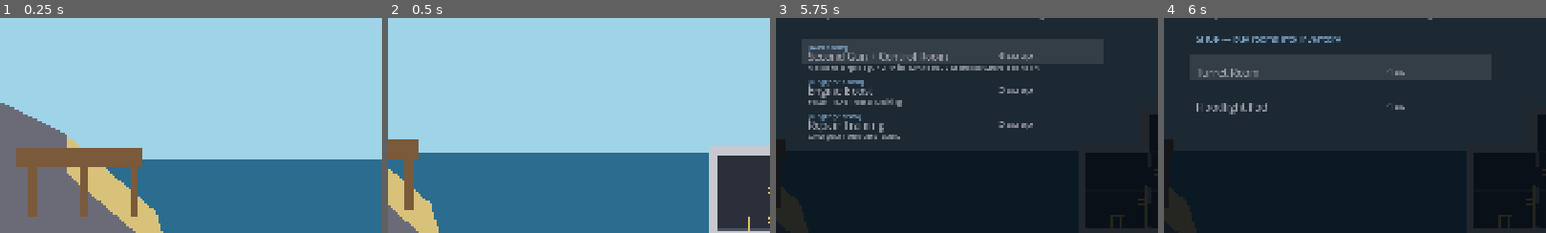
Above: before the commit, frames 1-4 (left to right).
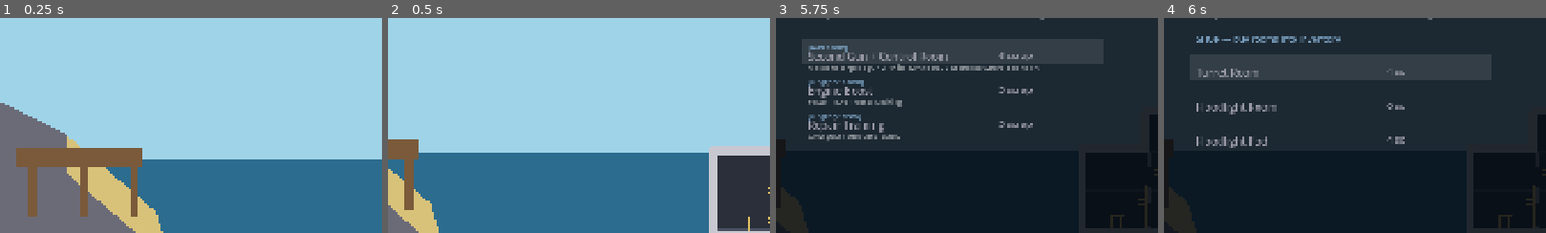
Above: after the commit, the same moments.

Repository: SnirNehemia/deeper
Game: Godot game, scene res://scenes/world.tscn
The game is run twice, just before and just after one commit, with the same random seed, the same clock (stepped at 60 frames per second) and the same inputs.
Inputs:
- Up to frame 1 (0.25 s): no input
- Up to frame 2 (0.5 s): no input
- Up to frame 3 (5.75 s): tap Enter at 0.5, 2, 3.5, 3.6 s; hold D 0.53-2.03 s; tap Tab at 0.6 s; tap Space at 0.77, 1.25, 1.52, 2.75, 3.02, 3.77, 4.25, 4.52 s; tap E at 1.35 s; hold A 2.03-2.78 s; tap Q at 2.1 s; hold D 2.78-4.28 s; tap Shift at 2.85 s; hold A 4.28-5.03 s; tap Keypad Enter at 4.35 s; hold D from 5.03 s (still down); tap M at 5.1 s
- Up to frame 4 (6 s): release D at 5.78 s; hold A from 5.78 s (still down); tap Tab at 5.85 s
The pictures show only the part of the screen within x 0-50%, y 10-60%; the shares and areas given below are measured in that part.

Frames 1-3 are identical in both runs. In frame 4, 0.6% of the frame differs, in the area x 8-63%, y 39-61%.

Commit message:
M4-9b prep: Floodlight Room hosts the pod; pods require a can_host_pod room

Diff:
--- a/autoload/save_data.gd
+++ b/autoload/save_data.gd
@@ -269,6 +269,13 @@
 	var def := ModuleCatalog.by_id(id)
 	if def == null or not def.is_pod:
 		return {"violations": ["The %s can't be attached as a pod." % id]}
+	var host_def: ModuleDef = null
+	for p in layout.placements:
+		if p.grid_pos == host_cell:
+			host_def = ModuleCatalog.by_id(p.module_id)
+			break
+	if host_def == null or not host_def.can_host_pod:
+		return {"violations": ["The %s needs to be attached to a room built to host it." % id]}
 	var candidate := SubLayout.from_dict(layout.to_dict())
 	candidate.pods.append(SubLayout.PodPlacement.new(id, host_cell, face))
 	return SubValidator.validate(candidate)
--- a/scripts/sub/module_catalog.gd
+++ b/scripts/sub/module_catalog.gd
@@ -17,6 +17,7 @@
 		_room("claw_room", "Claw Room", Vector2i(1, 1), 0, false),
 		_room("storage", "Storage Room", Vector2i(1, 1), 0, false),
 		_turret_room(),
+		_floodlight_room(),
 		_floodlight_pod(),
 	]
 
@@ -43,6 +44,19 @@
 	def.footprint = Vector2i(1, 1)
 	def.has_firing_face = true
 	def.cost = {"sc": 4}  # base gun room (ROOM_SYSTEM.md §6)
+	return def
+
+## A room built to host the floodlight pod (M4-9) — the pod attaches to one of
+## this room's exterior faces once both are owned. A plain room can't host a
+## pod (ModuleDef.can_host_pod), so pod placement never competes with the
+## pick-up/return action of an ordinary room.
+static func _floodlight_room() -> ModuleDef:
+	var def := ModuleDef.new()
+	def.id = "floodlight_room"
+	def.display_name = "Floodlight Room"
+	def.footprint = Vector2i(1, 1)
+	def.can_host_pod = true
+	def.cost = {"sc": 6}
 	return def
 
 static func _floodlight_pod() -> ModuleDef:
--- a/scripts/sub/module_def.gd
+++ b/scripts/sub/module_def.gd
@@ -47,5 +47,10 @@
 ## turret room's firing face (validate() rule 5).
 @export var has_firing_face: bool = false
 
+## True for rooms a pod can be attached to (M4-9: e.g. the Floodlight Room
+## hosts the floodlight pod on one of its exterior faces). Plain rooms can't
+## host pods — keeps pod placement scoped to the room built for it.
+@export var can_host_pod: bool = false
+
 ## Optional path to the station scene this module seats, if any.
 @export var station_scene: String = ""
--- a/scripts/sub/sub_validator.gd
+++ b/scripts/sub/sub_validator.gd
@@ -142,12 +142,19 @@
 			violations.append("The %s must sit at the far left or right edge of its level." % p.module_id)
 
 	# Rule 6: pod faces — a pod attaches only to an exterior face of an
-	# occupied cell; one pod per face.
+	# occupied cell that's built to host pods (ModuleDef.can_host_pod, e.g. the
+	# Floodlight Room); one pod per face.
+	var host_module: Dictionary = {}
+	for p in layout.placements:
+		host_module[p.grid_pos] = p.module_id
 	var pod_faces: Dictionary = {}
 	for pod in layout.pods:
 		if pod.host_cell not in occupied:
 			violations.append("The %s pod is attached to an empty cell %s." % [pod.pod_id, pod.host_cell])
 			continue
+		var host_def := ModuleCatalog.by_id(host_module.get(pod.host_cell, ""))
+		if host_def == null or not host_def.can_host_pod:
+			violations.append("The %s pod is attached to a room that can't host it." % pod.pod_id)
 		var exterior_cell := pod.host_cell + _pod_face_offset(pod.face)
 		if exterior_cell in occupied:
 			violations.append("The %s pod's %s face is not exterior." % [pod.pod_id, pod.face])
--- a/tests/test_shop.gd
+++ b/tests/test_shop.gd
@@ -34,6 +34,7 @@
 	_test_buy_pod_refused_for_non_pod()
 	_test_place_pod_happy_path()
 	_test_place_pod_refused_on_non_exterior_face()
+	_test_place_pod_refused_on_room_that_cant_host_it()
 	_test_place_pod_refused_without_inventory()
 	_test_return_pod_to_inventory()
 	SaveData.reset_for_test()
@@ -307,14 +308,23 @@
 	_check(not SaveData.buy_pod("does_not_exist"), "an unknown id is refused, not a crash")
 	_check(SaveData.banked_scrap == 1000, "no scrap spent on any refused buy")
 
+## Buys a slot at (3,0) (adjacent to the helm at (2,0)) and places a freshly
+## bought Floodlight Room there — the dedicated room that can host the
+## floodlight pod (M4-9). Its +x face (4,0) is exterior, its -x face (2,0) is
+## the helm (occupied).
+func _setup_floodlight_room() -> void:
+	SaveData.buy_slot(Vector2i(3, 0))
+	SaveData.buy_room("floodlight_room")
+	SaveData.place_room("floodlight_room", Vector2i(3, 0), false)
+
 func _test_place_pod_happy_path() -> void:
 	print("[attach a pod to an exterior face]")
 	SaveData.reset_for_test()
 	SaveData.banked_scrap = 1000
+	_setup_floodlight_room()
 	SaveData.buy_pod("floodlight_pod")
-	# Helm is at (2,0); its top face (2,-1) is empty/exterior.
-	var ok := SaveData.place_pod("floodlight_pod", Vector2i(2, 0), "top")
-	_check(ok, "attaching the floodlight pod to an exterior face succeeds")
+	var ok := SaveData.place_pod("floodlight_pod", Vector2i(3, 0), "right")
+	_check(ok, "attaching the floodlight pod to its room's exterior face succeeds")
 	_check(SaveData.layout.inventory.get("floodlight_pod", 0) == 0,
 		"the attached pod is removed from inventory")
 	_check(SaveData.layout.pods.size() == 1, "the pod is now in the layout's pod list")
@@ -324,20 +334,35 @@
 	print("[pod refused on a non-exterior face]")
 	SaveData.reset_for_test()
 	SaveData.banked_scrap = 1000
+	_setup_floodlight_room()
 	SaveData.buy_pod("floodlight_pod")
-	# Helm's left face (1,0) is occupied by "room" — not exterior.
-	var ok := SaveData.place_pod("floodlight_pod", Vector2i(2, 0), "left")
+	# The floodlight room's left face (2,0) is the helm — not exterior.
+	var ok := SaveData.place_pod("floodlight_pod", Vector2i(3, 0), "left")
 	_check(not ok, "attaching a pod to a non-exterior face is refused")
 	_check(SaveData.layout.inventory.get("floodlight_pod", 0) == 1,
 		"the pod is still in inventory")
-	_check(not SaveData.place_pod_violations("floodlight_pod", Vector2i(2, 0), "left").is_empty(),
+	_check(not SaveData.place_pod_violations("floodlight_pod", Vector2i(3, 0), "left").is_empty(),
+		"the violation list explains why")
+
+func _test_place_pod_refused_on_room_that_cant_host_it() -> void:
+	print("[pod refused on a room that can't host it]")
+	SaveData.reset_for_test()
+	SaveData.banked_scrap = 1000
+	SaveData.buy_pod("floodlight_pod")
+	# Helm's top face (2,-1) is exterior, but the helm isn't built to host a pod.
+	var ok := SaveData.place_pod("floodlight_pod", Vector2i(2, 0), "top")
+	_check(not ok, "attaching a pod to a room that can't host it is refused")
+	_check(SaveData.layout.inventory.get("floodlight_pod", 0) == 1,
+		"the pod is still in inventory")
+	_check(not SaveData.place_pod_violations("floodlight_pod", Vector2i(2, 0), "top").is_empty(),
 		"the violation list explains why")
 
 func _test_place_pod_refused_without_inventory() -> void:
 	print("[pod refused without inventory]")
 	SaveData.reset_for_test()
 	SaveData.banked_scrap = 1000
-	var ok := SaveData.place_pod("floodlight_pod", Vector2i(2, 0), "top")
+	_setup_floodlight_room()
+	var ok := SaveData.place_pod("floodlight_pod", Vector2i(3, 0), "right")
 	_check(not ok, "attaching a pod not owned in inventory is refused")
 	_check(SaveData.layout.pods.is_empty(), "no pod was attached")
 
@@ -345,13 +370,16 @@
 	print("[detach a pod back to inventory]")
 	SaveData.reset_for_test()
 	SaveData.banked_scrap = 1000
+	_setup_floodlight_room()
 	SaveData.buy_pod("floodlight_pod")
-	SaveData.place_pod("floodlight_pod", Vector2i(2, 0), "top")
-	var ok := SaveData.return_pod_to_inventory(Vector2i(2, 0), "top")
+	SaveData.place_pod("floodlight_pod", Vector2i(3, 0), "right")
+	var ok := SaveData.return_pod_to_inventory(Vector2i(3, 0), "right")
 	_check(ok, "detaching an attached pod succeeds")
 	_check(SaveData.layout.inventory.get("floodlight_pod", 0) == 1,
 		"the pod is back in inventory")
 	_check(SaveData.layout.pods.is_empty(), "the pod is no longer in the layout's pod list")
+	_check(not SaveData.return_pod_to_inventory(Vector2i(3, 0), "right"),
+		"detaching a pod that isn't there is refused")
 	_check(not SaveData.return_pod_to_inventory(Vector2i(2, 0), "top"),
 		"detaching a pod that isn't there is refused")
 
--- a/tests/test_validate.gd
+++ b/tests/test_validate.gd
@@ -132,10 +132,18 @@
 func _test_pod_faces() -> void:
 	print("[pod faces]")
 	var layout := SubLayout.starting_layout()
-	# Helm is at (2, 0); its top face (2, -1) is empty/exterior.
-	layout.pods.append(SubLayout.PodPlacement.new("floodlight_pod", Vector2i(2, 0), "top"))
-	var result := SubValidator.validate(layout)
-	_check(result["ok"], "a pod on an exterior face is valid")
+	# A Floodlight Room at (3, 0) — its top face (3, -1) is empty/exterior, and
+	# (unlike the helm) it's built to host a pod.
+	layout.placements.append(SubLayout.Placement.new("floodlight_room", Vector2i(3, 0)))
+	layout.pods.append(SubLayout.PodPlacement.new("floodlight_pod", Vector2i(3, 0), "top"))
+	var result := SubValidator.validate(layout)
+	_check(result["ok"], "a pod on an exterior face of a room built to host it is valid")
+
+	# The same face, but on the helm — which can't host a pod.
+	var wrong_host := SubLayout.starting_layout()
+	wrong_host.pods.append(SubLayout.PodPlacement.new("floodlight_pod", Vector2i(2, 0), "top"))
+	var wrong_host_result := SubValidator.validate(wrong_host)
+	_check(not wrong_host_result["ok"], "a pod on a room that can't host it is invalid")
 
 	# Pod attached to an empty cell entirely.
 	var bad_host := SubLayout.starting_layout()
